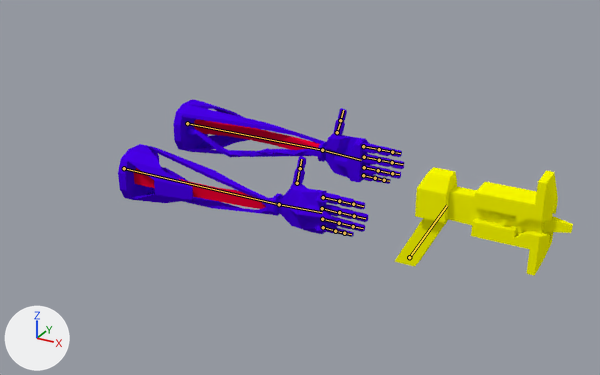
An edit to the Blender file Badass_Upgrade/DESIGN/Gun/Armature/recargar.blend, drawn before and after from the same camera.
Both versions are drawn from a 50 mm lens placed at (8.42, -11.15, 5.08), pointed at (3.34, -1.91, 0.46). The lights are fixed; the arrows at lower left show +X, +Y and +Z. The bones that bend it are drawn over the model as lines.

Objects in the first picture: 'Cube.005', 'Gun', 'RArm'.
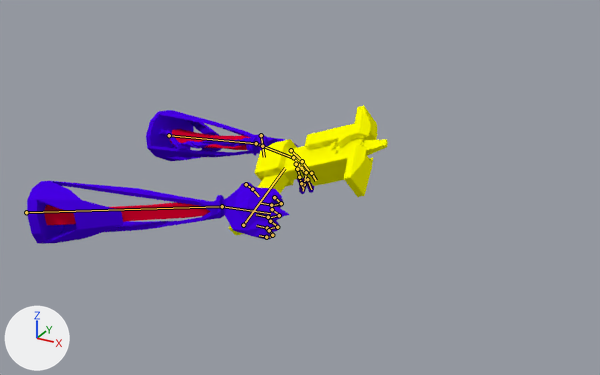
The newer file adds an action. The first version stands in its rest pose; the second is drawn at frame 14 of the action 'Armature.002Action.001'.

What differs and where, as boxes [x1, y1, x2, y2] in the pictures (600 x 375 px):
'RArm', posed (32% shorter)
    before: [118, 144, 368, 237]
    after: [27, 181, 290, 244]
'Gun', posed (11% narrower, 19% taller)
    before: [394, 167, 573, 276]
    after: [229, 105, 388, 235]
'Cube.005', posed (27% narrower)
    before: [173, 99, 404, 184]
    after: [146, 110, 314, 194]
bone 'Bone', root to tip
    before: (124, 168) to (279, 204)
    after: (26, 212) to (222, 206)
bone 'Bone.001', root to tip
    before: (279, 204) to (322, 212)
    after: (222, 206) to (270, 213)
bone 'Bone.002', root to tip
    before: (297, 183) to (299, 171)
    after: (246, 184) to (251, 188)
bone 'Bone.003', root to tip
    before: (300, 168) to (301, 159)
    after: (252, 189) to (259, 196)
bone 'Bone.004', root to tip
    before: (323, 197) to (337, 200)
    after: (274, 197) to (281, 203)
bone 'Bone.005', root to tip
    before: (339, 201) to (352, 204)
    after: (281, 203) to (273, 205)
bone 'Bone.006', root to tip
    before: (353, 204) to (363, 206)
    after: (271, 205) to (261, 203)
bone 'Bone.008', root to tip
    before: (322, 208) to (337, 212)
    after: (272, 209) to (279, 215)
bone 'Bone.010', root to tip
    before: (339, 212) to (352, 215)
    after: (279, 215) to (270, 217)
bone 'Bone.011', root to tip
    before: (354, 216) to (365, 218)
    after: (268, 217) to (256, 214)
bone 'Bone.012', root to tip
    before: (322, 219) to (337, 222)
    after: (270, 221) to (277, 226)
bone 'Bone.013', root to tip
    before: (339, 223) to (352, 226)
    after: (277, 227) to (269, 228)
bone 'Bone.014', root to tip
    before: (353, 226) to (363, 228)
    after: (267, 228) to (256, 225)
bone 'Bone.007', root to tip
    before: (323, 227) to (334, 230)
    after: (269, 230) to (273, 234)
bone 'Bone.016', root to tip
    before: (335, 231) to (344, 233)
    after: (272, 235) to (269, 237)
bone 'Bone.017', root to tip
    before: (344, 233) to (351, 234)
    after: (266, 237) to (259, 235)
bone 'Bone', root to tip
    before: (409, 257) to (447, 205)
    after: (243, 225) to (285, 168)
bone 'Bone', root to tip
    before: (187, 123) to (322, 150)
    after: (169, 135) to (256, 143)
bone 'Bone.001', root to tip
    before: (322, 150) to (361, 160)
    after: (256, 143) to (292, 157)
bone 'Bone.002', root to tip
    before: (337, 132) to (340, 122)
    after: (261, 135) to (262, 145)
bone 'Bone.003', root to tip
    before: (340, 120) to (343, 110)
    after: (262, 146) to (264, 157)
bone 'Bone.004', root to tip
    before: (363, 146) to (377, 149)
    after: (291, 150) to (300, 159)
bone 'Bone.005', root to tip
    before: (379, 149) to (390, 151)
    after: (302, 161) to (308, 170)
bone 'Bone.006', root to tip
    before: (392, 152) to (400, 153)
    after: (311, 173) to (316, 180)
bone 'Bone.007', root to tip
    before: (364, 157) to (377, 159)
    after: (293, 157) to (300, 166)
bone 'Bone.008', root to tip
    before: (379, 160) to (390, 162)
    after: (301, 168) to (306, 177)
bone 'Bone.009', root to tip
    before: (392, 162) to (403, 164)
    after: (307, 179) to (311, 189)
bone 'Bone.010', root to tip
    before: (364, 167) to (376, 170)
    after: (296, 164) to (305, 171)
bone 'Bone.011', root to tip
    before: (378, 170) to (389, 173)
    after: (306, 172) to (304, 182)
bone 'Bone.012', root to tip
    before: (392, 173) to (399, 174)
    after: (304, 184) to (303, 191)
bone 'Bone.013', root to tip
    before: (363, 175) to (373, 177)
    after: (297, 169) to (299, 176)
bone 'Bone.015', root to tip
    before: (384, 180) to (389, 181)
    after: (301, 183) to (302, 188)

The edits, one by one:
Bone 'Bone' (bone_bone) moves from (0.0, 0.0, 0.0) to (0.0, -0.135, 1.96).
Bone 'Bone' (bone_bone) turns from (0, 0, 0) to (-20, 0, 6) degrees about its own x, y and z.
Bone 'Bone.001' (bone_bone_001) turns from (0, 0, 0) to (7, -39, -16) degrees about its own x, y and z.
Bone 'Bone.002' (bone_bone_002) turns from (0, 0, 0) to (-85, -12, 11) degrees about its own x, y and z.
Bone 'Bone.003' (bone_bone_003) turns from (0, 0, 0) to (-48, -48, 4) degrees about its own x, y and z.
Bone 'Bone.004' (bone_bone_004) moves from (0.0, 0.0, 0.0) to (0.0, -0.003, -0.005).
Bone 'Bone.004' (bone_bone_004) turns from (0, 0, 0) to (-73, 0, 0) degrees about its own x, y and z.
Bone 'Bone.005' (bone_bone_005) moves from (0.0, 0.0, 0.0) to (0.0, -0.004, -0.015).
Bone 'Bone.005' (bone_bone_005) turns from (0, 0, 0) to (-61, 0, 0) degrees about its own x, y and z.
Bone 'Bone.006' (bone_bone_006) moves from (0.0, 0.0, 0.0) to (0.0, -0.012, -0.023).
Bone 'Bone.006' (bone_bone_006) turns from (0, 0, 0) to (-64, 0, 0) degrees about its own x, y and z.
Bone 'Bone.008' (bone_bone_008) moves from (0.0, 0.0, 0.0) to (0.0, 0.006, 0.008).
Bone 'Bone.008' (bone_bone_008) turns from (0, 0, 0) to (-73, 0, 0) degrees about its own x, y and z.
Bone 'Bone.010' (bone_bone_010) moves from (0.0, 0.0, 0.0) to (0.0, -0.005, -0.017).
Bone 'Bone.010' (bone_bone_010) turns from (0, 0, 0) to (-61, 0, 0) degrees about its own x, y and z.
Bone 'Bone.011' (bone_bone_011) moves from (0.0, 0.0, 0.0) to (0.0, -0.02, -0.037).
Bone 'Bone.011' (bone_bone_011) turns from (0, 0, 0) to (-64, 0, 0) degrees about its own x, y and z.
Bone 'Bone.012' (bone_bone_012) moves from (0.0, 0.0, 0.0) to (0.0, 0.001, 0.001).
Bone 'Bone.012' (bone_bone_012) turns from (0, 0, 0) to (-73, 0, 0) degrees about its own x, y and z.
Bone 'Bone.013' (bone_bone_013) moves from (0.0, 0.0, 0.0) to (0.0, -0.002, -0.011).
Bone 'Bone.013' (bone_bone_013) turns from (0, 0, 0) to (-61, 0, 0) degrees about its own x, y and z.
Bone 'Bone.014' (bone_bone_014) moves from (0.0, 0.0, 0.0) to (0.0, -0.013, -0.025).
Bone 'Bone.014' (bone_bone_014) turns from (0, 0, 0) to (-67, 0, 0) degrees about its own x, y and z.
Bone 'Bone.007' (bone_bone_007) moves from (0.0, 0.0, 0.0) to (0.0, -0.003, -0.005).
Bone 'Bone.007' (bone_bone_007) turns from (0, 0, 0) to (-80, 0, 0) degrees about its own x, y and z.
Bone 'Bone.016' (bone_bone_016) moves from (0.0, 0.0, 0.0) to (0.0, -0.005, -0.007).
Bone 'Bone.016' (bone_bone_016) turns from (0, 0, 0) to (-35, 0, 0) degrees about its own x, y and z.
Bone 'Bone.017' (bone_bone_017) moves from (0.0, 0.0, 0.0) to (0.0, 0.039, -0.028).
Bone 'Bone.017' (bone_bone_017) turns from (0, 0, 0) to (-84, 0, 0) degrees about its own x, y and z.
Bone 'Bone' (bone_bone_) moves from (0.0, 0.0, 0.0) to (-2.022, -0.626, 0.899).
Bone 'Bone' (bone_bone_) turns from (0, 0, 0) to (-54, -19, 33) degrees about its own x, y and z.
Bone 'Bone' (bone_bone__) moves from (0.0, 0.0, 0.0) to (0.117, -0.169, -0.007).
Bone 'Bone' (bone_bone__) turns from (0, 0, 0) to (25, -33, 0) degrees about its own x, y and z.
Bone 'Bone.001' (bone_bone_001_) turns from (0, 0, 0) to (-39, 50, -42) degrees about its own x, y and z.
Bone 'Bone.002' (bone_bone_002_) turns from (0, 0, 0) to (61, 26, -41) degrees about its own x, y and z.
Bone 'Bone.003' (bone_bone_003_) turns from (0, 0, 0) to (-23, 50, -36) degrees about its own x, y and z.
Bone 'Bone.004' (bone_bone_004_) moves from (0.0, 0.0, 0.0) to (0.001, 0.014, 0.008).
Bone 'Bone.004' (bone_bone_004_) turns from (0, 0, 0) to (23, 6, -5) degrees about its own x, y and z.
Bone 'Bone.005' (bone_bone_005_) moves from (0.0, 0.0, 0.0) to (-0.001, 0.009, -0.001).
Bone 'Bone.005' (bone_bone_005_) turns from (0, 0, 0) to (-9, 0, 6) degrees about its own x, y and z.
Bone 'Bone.006' (bone_bone_006_) moves from (0.0, 0.0, 0.0) to (0.001, 0.01, -0.004).
Bone 'Bone.006' (bone_bone_006_) turns from (0, 0, 0) to (4, -3, -6) degrees about its own x, y and z.
Bone 'Bone.007' (bone_bone_007_) moves from (0.0, 0.0, 0.0) to (0.0, 0.004, 0.003).
Bone 'Bone.007' (bone_bone_007_) turns from (0, 0, 0) to (31, 6, 0) degrees about its own x, y and z.
Bone 'Bone.008' (bone_bone_008_) moves from (0.0, 0.0, 0.0) to (0.001, 0.002, 0.002).
Bone 'Bone.008' (bone_bone_008_) turns from (0, 0, 0) to (9, 0, -6) degrees about its own x, y and z.
Bone 'Bone.009' (bone_bone_009) moves from (0.0, 0.0, 0.0) to (0.001, 0.003, -0.001).
Bone 'Bone.009' (bone_bone_009) turns from (0, 0, 0) to (4, -3, -6) degrees about its own x, y and z.
Bone 'Bone.010' (bone_bone_010_) moves from (0.0, 0.0, 0.0) to (0.0, -0.006, -0.003).
Bone 'Bone.010' (bone_bone_010_) turns from (0, 0, 0) to (18, 5, -9) degrees about its own x, y and z.
Bone 'Bone.011' (bone_bone_011_) moves from (0.0, 0.0, 0.0) to (0.0, -0.005, 0.002).
Bone 'Bone.011' (bone_bone_011_) turns from (0, 0, 0) to (50, 9, 22) degrees about its own x, y and z.
Bone 'Bone.012' (bone_bone_012_) moves from (0.0, 0.0, 0.0) to (0.001, -0.005, 0.003).
Bone 'Bone.012' (bone_bone_012_) turns from (0, 0, 0) to (4, -3, -6) degrees about its own x, y and z.
Bone 'Bone.013' (bone_bone_013_) moves from (0.0, 0.0, 0.0) to (-0.001, -0.013, -0.008).
Bone 'Bone.013' (bone_bone_013_) turns from (0, 0, 0) to (48, 5, 12) degrees about its own x, y and z.
Bone 'Bone.015' (bone_bone_015) moves from (0.0, 0.0, 0.0) to (0.0, -0.002, 0.001).
Bone 'Bone.015' (bone_bone_015) turns from (0, 0, 0) to (4, -3, -6) degrees about its own x, y and z.
